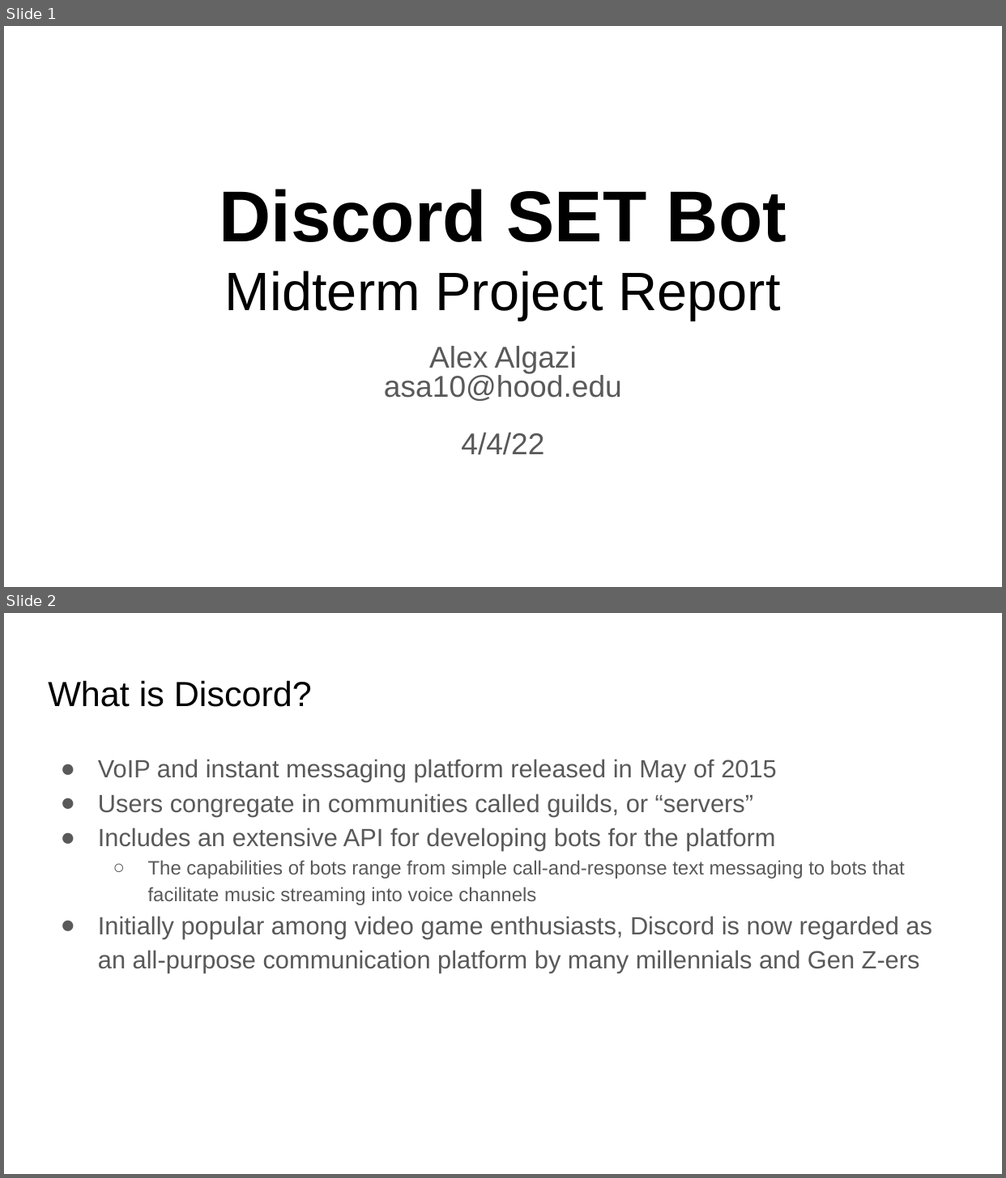
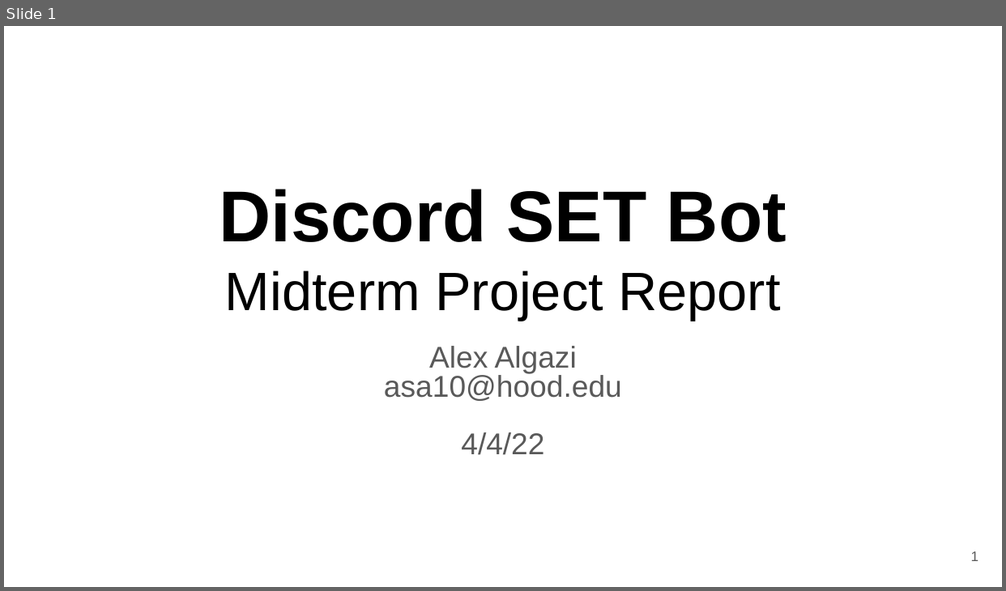
Before and after one commit to alex-algazi/setbot, a slide deck: Midterm Presentation/Midterm Presentation.pptx. Shown one above the other, each under a label of ours: slides 1 and 2 before the commit, slide 1 after it. The pictures are 1006x1178 and 1006x591 pixels, drawn with LibreOffice and Linux fonts; fonts in the diff are those of the drawing. Boxes give left, top, right and bottom in pixels: in the first picture for what was removed or moved away, otherwise in the second. Text is boxed around its words. In the diff, an @@ line names an element or a change of style, - is before the commit and + after.

```diff
--- a/Midterm Presentation/Midterm Presentation.pptx
+++ b/Midterm Presentation/Midterm Presentation.pptx
@@ slide 2 removed at [4, 613, 1002, 1174], background #FFFFFF @@
@@ title removed at [48, 680, 312, 707] @@
-What is Discord?
@@ text removed at [98, 759, 932, 973] @@
-● VoIP and instant messaging platform released in May of 2015
-● Users congregate in communities called guilds, or “servers”
-● Includes an extensive API for developing bots for the platform
-  ○ The capabilities of bots range from simple call-and-response text messaging to bots that facilitate music streaming into voice channels
-● Initially popular among video game enthusiasts, Discord is now regarded as an all-purpose communication platform by many millennials and Gen Z-ers
@@ slide 1 changed as well @@
@@ page number added at [971, 552, 979, 561], 10 pt, text #595959 @@
+1
```
Also in this commit, not shown: 13 other slides changed, 2 slides added, 5 other slides removed, 1 other file.
